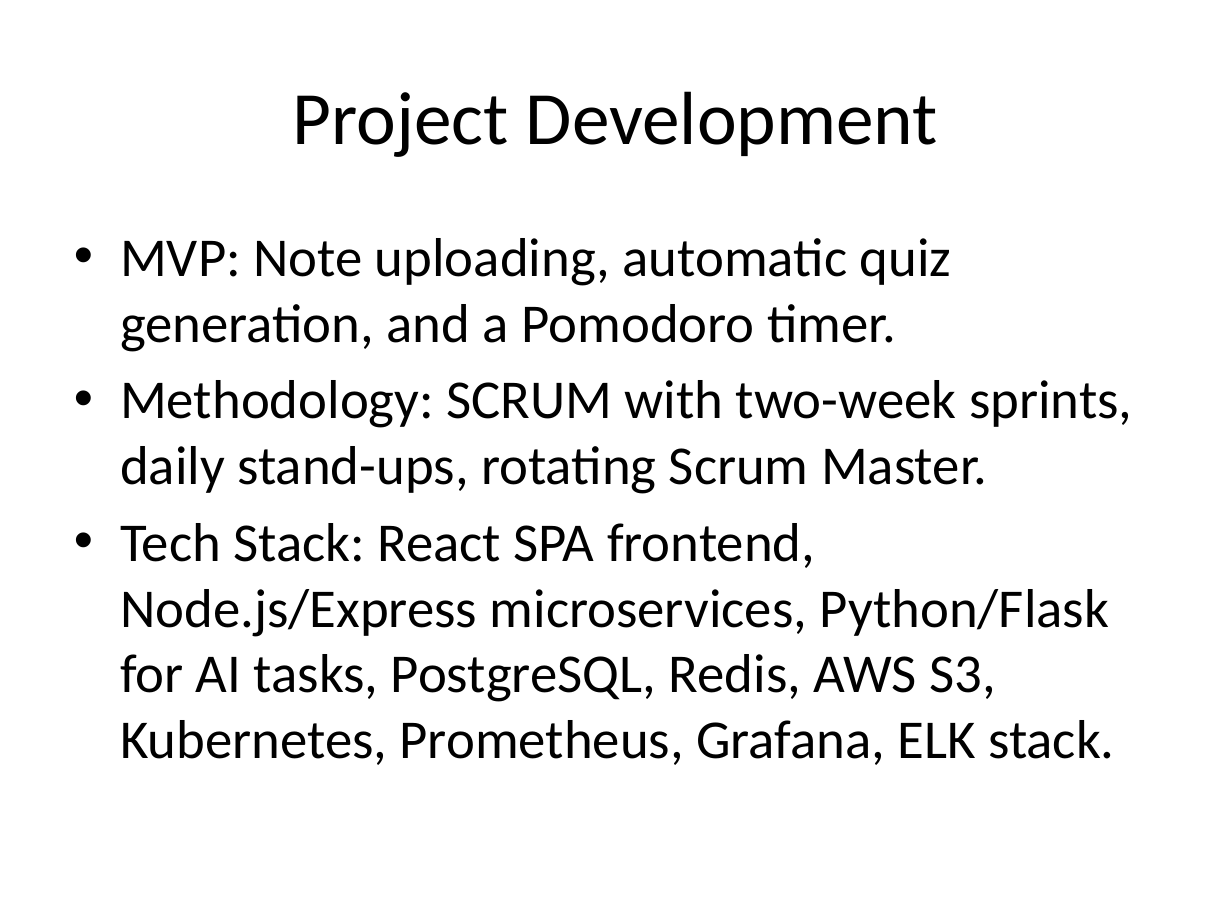
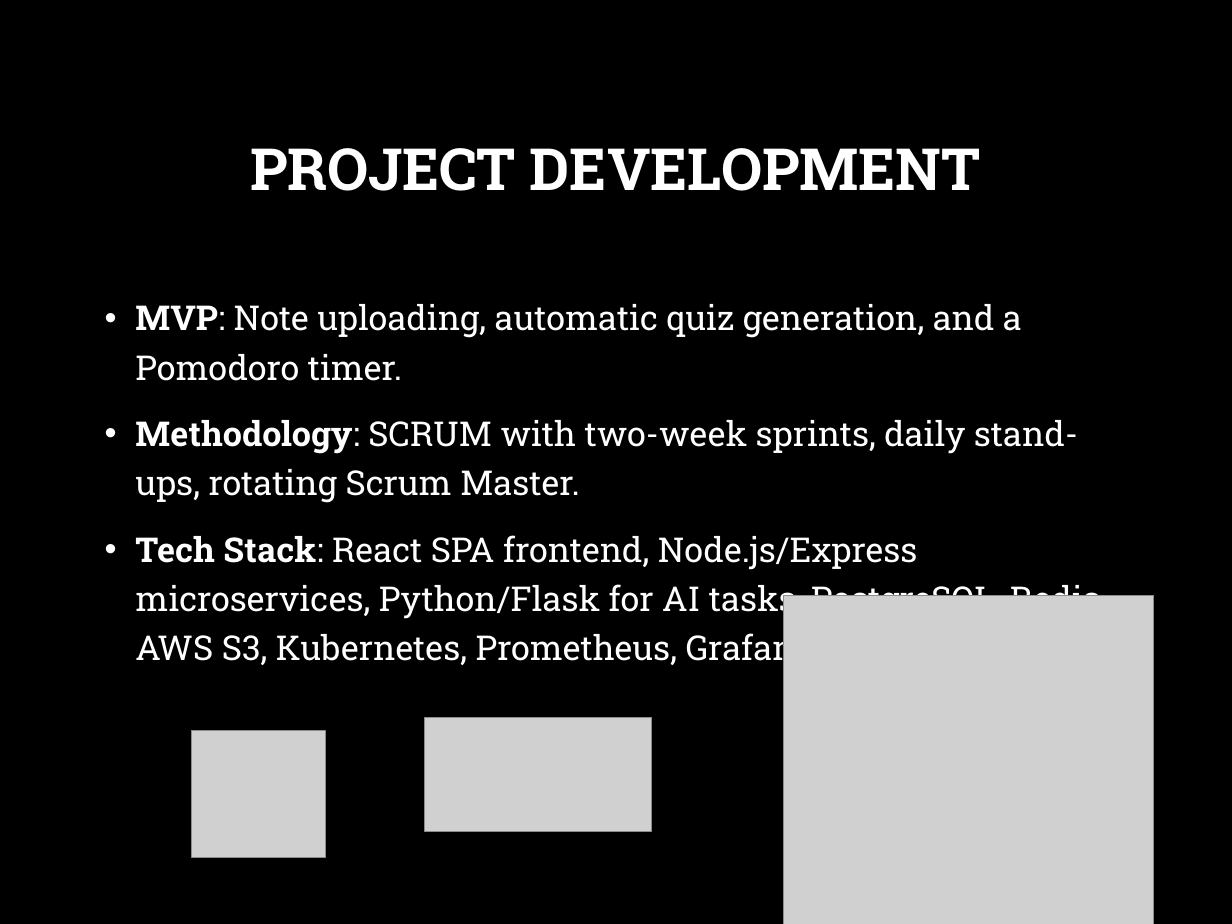
Before and after one commit to yuriiSY/Study-Buddy, a slide deck: slide 3 of Weekly Submissions/Week1/Project Plan.pptx. Drawn at 1232x924 pixels with LibreOffice and Linux fonts; fonts in the diff are those of the drawing; grey boxes stand for pictures; background and template pictures are left out. Boxes give left, top, right and bottom in pixels: in the first picture for what was removed or moved away, otherwise in the second. Text is boxed around its words. In the diff, an @@ line names an element or a change of style, - is before the commit and + after.

```diff
--- a/Weekly Submissions/Week1/Project Plan.pptx
+++ b/Weekly Submissions/Week1/Project Plan.pptx
@@ background #FFFFFF to picture (left out) @@
@@ title at bbox=[250, 148, 980, 191]: text changed; size 44 to 34 pt; font Calibri to Roboto Slab; text colour #000000 to #FFFFFF; bold on @@
-Project Development
+PROJECT DEVELOPMENT
@@ text "MVP: Note uploading, automatic quiz ...": place and size @@
-text "MVP: Note uploading, automatic quiz ..." at bbox=[120, 238, 1132, 765]
+text "MVP: Note uploading, automatic quiz ..." at bbox=[135, 304, 1107, 669]
@@ text "MVP: Note uploading, automatic quiz ..." at bbox=[135, 304, 1107, 669]: size 32 to 20 pt, font Calibri to Roboto Slab, text colour #000000 to #FFFFFF; bold on in "MVP:", "Methodology:", "Tech Stack:"; indent changed; line spacing 1 to 1.2; more space between paragraphs @@
@@ picture added at bbox=[784, 595, 1154, 924] @@
@@ picture added at bbox=[424, 718, 652, 832] @@
@@ picture added at bbox=[191, 731, 325, 857] @@
```
Also in this commit, not shown: 6 other slides changed, 2 slides added.
